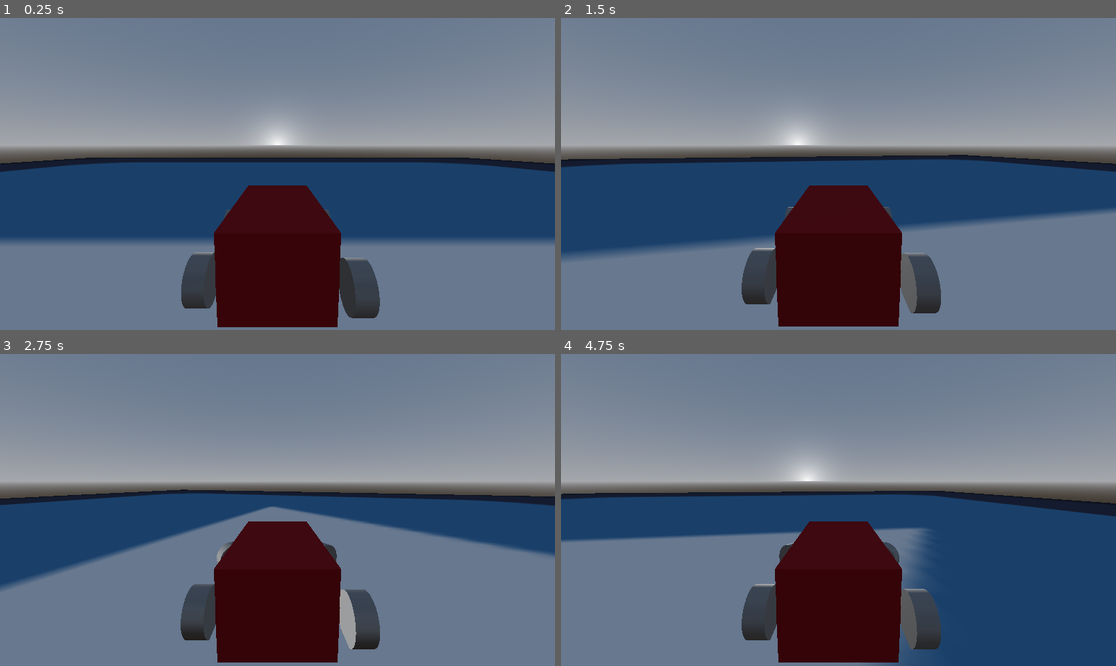
Above: before the commit, frames 1-4 (two rows, left to right).
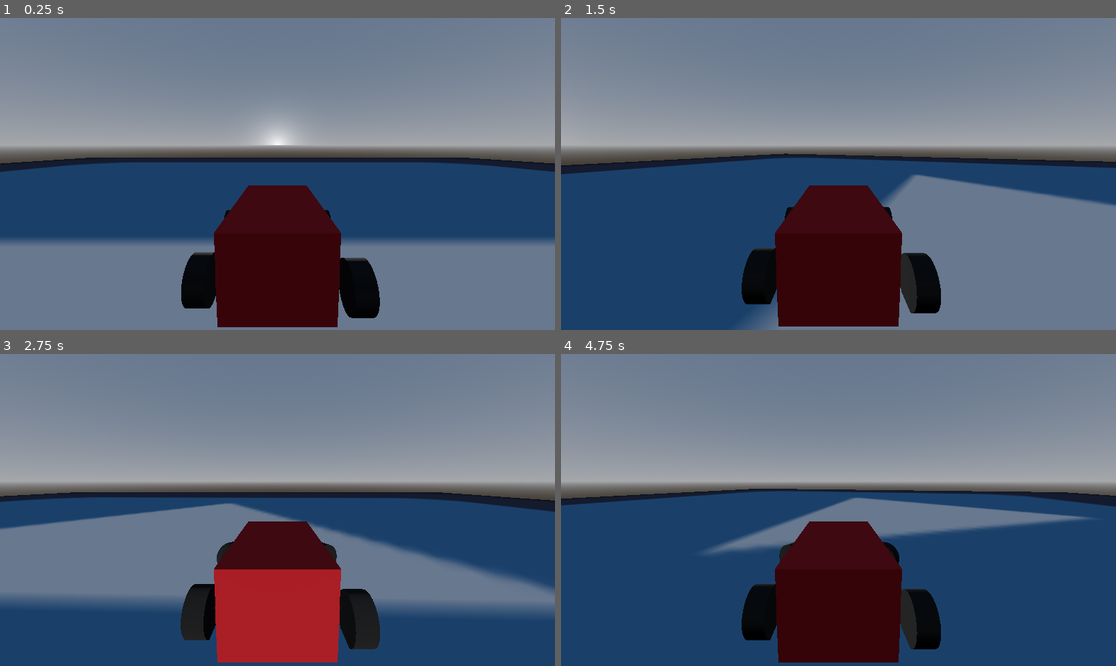
Above: after the commit, the same moments.

Repository: GrayJayV0/vehicle-test
Game: Godot game, scene res://world.tscn
Same seed, same stepped clock (60 frames per second), same inputs: the game is played once before the commit and once after it. The engine's default icon, where the game draws it, is replaced by a stand-in: a white triangle on a blue panel in a dark square.
Inputs:
- Up to frame 1 (0.25 s): no input
- Up to frame 2 (1.5 s): hold Right (ui_right) 0.53-1.28 s; hold Shift (drift) 0.53-1.28 s; hold Down (ui_down) from 1.28 s (still down); tap Shift (drift) at 1.35 s
- Up to frame 3 (2.75 s): release Down (ui_down) at 2.03 s; hold Right (ui_right) from 2.03 s (still down); hold Shift (drift) from 2.03 s (still down)
- Up to frame 4 (4.75 s): release Right (ui_right) at 2.78 s; release Shift (drift) at 2.78 s; hold Up (ui_up) 2.78-3.53 s; tap Shift (drift) at 2.85, 4.35 s; hold Shift (drift) 3.53-4.28 s; hold Left (ui_left) from 3.53 s (still down)

The runs differ from the first frame. In frame 1, 2.2% of the frame differs, in the area x 32-69%, y 61-97%; in frame 2, 18%; in frame 3, 34%, in the area x 0-100%, y 43-100%; in frame 4, 25%.

Commit message:
drifting

Diff:
--- a/car.gd
+++ b/car.gd
@@ -30,6 +30,6 @@
 		engine_force = Input.get_axis("ui_down","ui_up") * ENGINE_POWER
 	elif drift == true:
 		engine_force = 0
-		blwheel.wheel_friction_slip = 6
-		brwheel.wheel_friction_slip = 6
+		blwheel.wheel_friction_slip = 0
+		brwheel.wheel_friction_slip = 0
 		apply_torque_impulse(Vector3(0,20*Input.get_axis("ui_right","ui_left"),0))
--- a/car.tscn
+++ b/car.tscn
@@ -22,6 +22,18 @@
 albedo_color = Color(0.623733, 0, 0.0709673, 1)
 
 [sub_resource type="CylinderMesh" id="CylinderMesh_2a3ss"]
+
+[sub_resource type="StandardMaterial3D" id="StandardMaterial3D_a7asn"]
+albedo_color = Color(0, 0, 0, 1)
+
+[sub_resource type="StandardMaterial3D" id="StandardMaterial3D_02fjh"]
+albedo_color = Color(0, 0, 0, 1)
+
+[sub_resource type="StandardMaterial3D" id="StandardMaterial3D_onpdr"]
+albedo_color = Color(0, 0, 0, 1)
+
+[sub_resource type="StandardMaterial3D" id="StandardMaterial3D_4kotb"]
+albedo_color = Color(0, 0, 0, 1)
 
 [node name="VehicleBody3D" type="VehicleBody3D"]
 mass = 30.0
@@ -56,6 +68,7 @@
 [node name="MeshInstance3D" type="MeshInstance3D" parent="VehicleWheel3D"]
 transform = Transform3D(-4.37114e-08, 0.2, 0, -1, -8.74228e-09, 0, 0, 0, 1, 0, 0, 0)
 mesh = SubResource("CylinderMesh_2a3ss")
+surface_material_override/0 = SubResource("StandardMaterial3D_a7asn")
 
 [node name="VehicleWheel3D2" type="VehicleWheel3D" parent="."]
 transform = Transform3D(1, 0, 0, 0, 1, 0, 0, 0, 1, 1.5, 0, 1.579)
@@ -64,6 +77,7 @@
 [node name="MeshInstance3D" type="MeshInstance3D" parent="VehicleWheel3D2"]
 transform = Transform3D(-4.37114e-08, 0.2, 0, -1, -8.74228e-09, 0, 0, 0, 1, 0, 0, 0)
 mesh = SubResource("CylinderMesh_2a3ss")
+surface_material_override/0 = SubResource("StandardMaterial3D_02fjh")
 
 [node name="VehicleWheel3D3" type="VehicleWheel3D" parent="."]
 transform = Transform3D(1, 0, 0, 0, 1, 0, 0, 0, 1, -1.5, 0, 1.579)
@@ -72,6 +86,7 @@
 [node name="MeshInstance3D" type="MeshInstance3D" parent="VehicleWheel3D3"]
 transform = Transform3D(-4.37114e-08, 0.2, 0, -1, -8.74228e-09, 0, 0, 0, 1, 0, 0, 0)
 mesh = SubResource("CylinderMesh_2a3ss")
+surface_material_override/0 = SubResource("StandardMaterial3D_onpdr")
 
 [node name="VehicleWheel3D4" type="VehicleWheel3D" parent="."]
 transform = Transform3D(1, 0, 0, 0, 1, 0, 0, 0, 1, 1.5, 0, -1.2529)
@@ -80,6 +95,7 @@
 [node name="MeshInstance3D" type="MeshInstance3D" parent="VehicleWheel3D4"]
 transform = Transform3D(-4.37114e-08, 0.2, 0, -1, -8.74228e-09, 0, 0, 0, 1, 0, 0, 0)
 mesh = SubResource("CylinderMesh_2a3ss")
+surface_material_override/0 = SubResource("StandardMaterial3D_4kotb")
 
 [node name="Camera3D" type="Camera3D" parent="."]
 transform = Transform3D(-1, -1.21669e-08, 8.6572e-08, 0, 0.990268, 0.139173, -8.74228e-08, 0.139173, -0.990268, 0, 2.5, -5)
--- a/project.godot
+++ b/project.godot
@@ -12,13 +12,17 @@
 
 config/name="Vehicle Test"
 run/main_scene="res://world.tscn"
-config/features=PackedStringArray("4.3", "Forward Plus")
+config/features=PackedStringArray("4.1", "Forward Plus")
 config/icon="res://icon.svg"
+
+[display]
+
+window/size/mode=3
 
 [input]
 
 drift={
 "deadzone": 0.5,
-"events": [Object(InputEventKey,"resource_local_to_scene":fa …(174 unchanged characters)… ode":4194325,"key_label":0,"unicode":0,"location":0,"echo":false,"script":null)
+"events": [Object(InputEventKey,"resource_local_to_scene":fa …(174 unchanged characters)… ode":4194325,"key_label":0,"unicode":0,"echo":false,"script":null)
 ]
 }
Not shown: 1 places in car.tscn that only renumber resources
